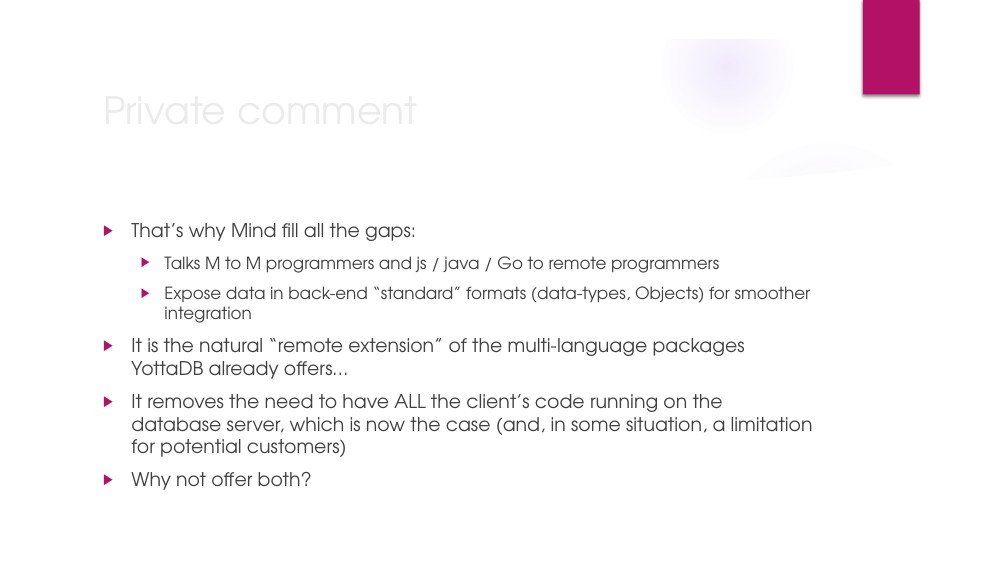
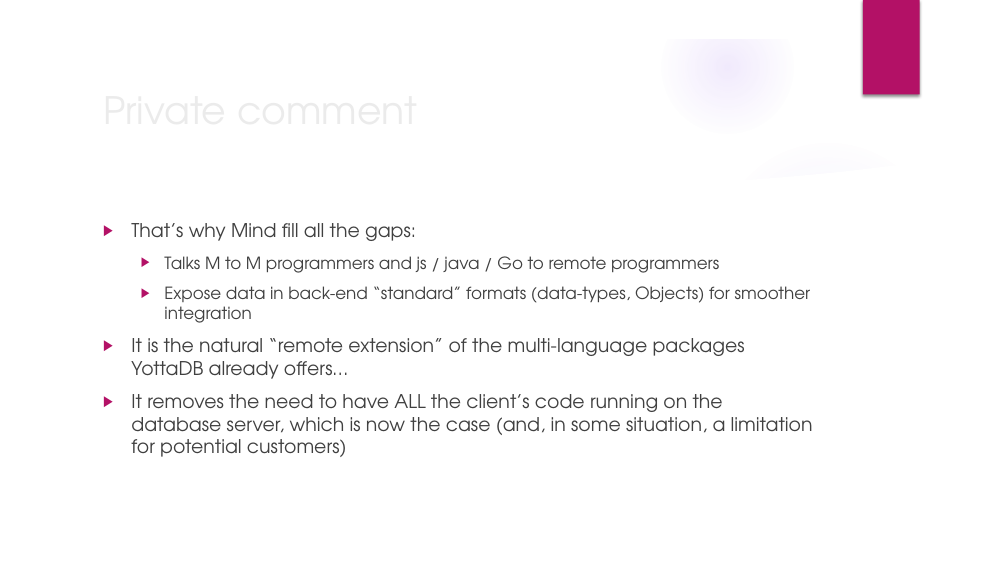
Before and after one commit to mind4yottadb/mind-server, a slide deck: slide 3 of docs/slides/def1.pptx. Drawn at 1008x567 pixels with LibreOffice and Linux fonts; fonts in the diff are those of the drawing; background and template pictures are left out. Boxes give left, top, right and bottom in pixels: in the first picture for what was removed or moved away, otherwise in the second. Text is boxed around its words. In the diff, an @@ line names an element or a change of style, - is before the commit and + after.

```diff
--- a/docs/slides/def1.pptx
+++ b/docs/slides/def1.pptx
@@ text at box(131, 472, 312, 490): paragraph removed @@
-▶ Why not offer both?
```
Also in this commit, not shown: 8 other slides changed, 33 other files.
